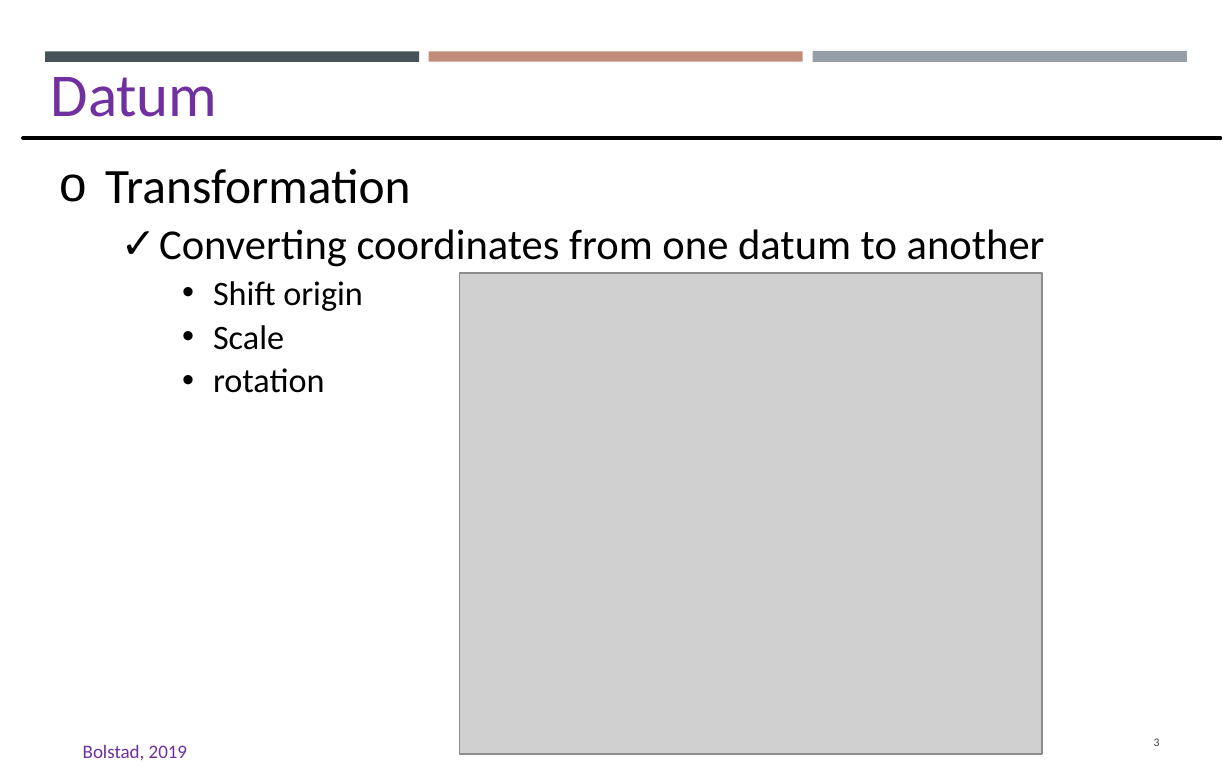
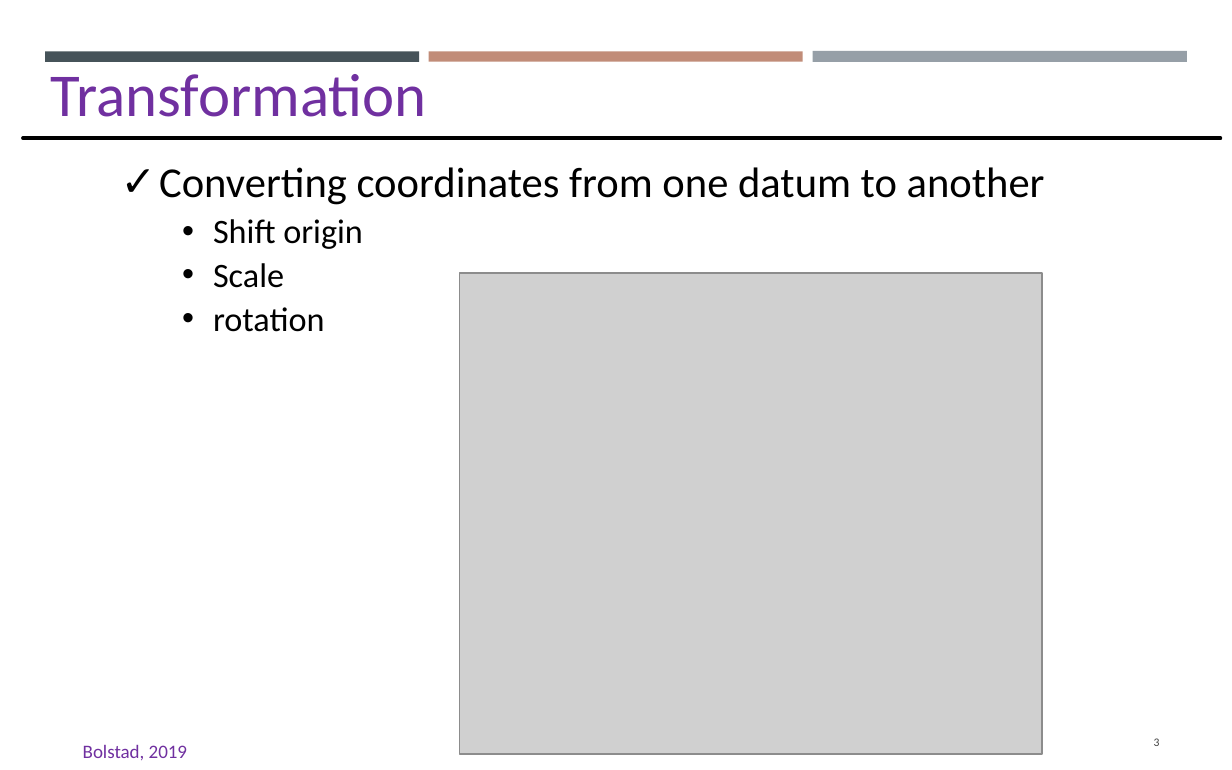
Before and after one commit to gisynw/GIS_I, a slide deck: slide 3 of docs/Lectures/Week03/Week03_GEOG2475_Projection_Thursday_update.pptx. Drawn at 1232x770 pixels with LibreOffice and Linux fonts; fonts in the diff are those of the drawing; grey boxes stand for pictures. Boxes give left, top, right and bottom in pixels: in the first picture for what was removed or moved away, otherwise in the second. Text is boxed around its words. In the diff, an @@ line names an element or a change of style, - is before the commit and + after.

```diff
--- a/docs/Lectures/Week03/Week03_GEOG2475_Projection_Thursday_update.pptx
+++ b/docs/Lectures/Week03/Week03_GEOG2475_Projection_Thursday_update.pptx
@@ text at box(51, 74, 427, 117): text changed @@
-Datum
+Transformation
@@ text at box(105, 169, 410, 204): paragraph removed @@
-o Transformation
```
Also in this commit, not shown: 6 other slides changed, 4 slides added, 5 other files.
